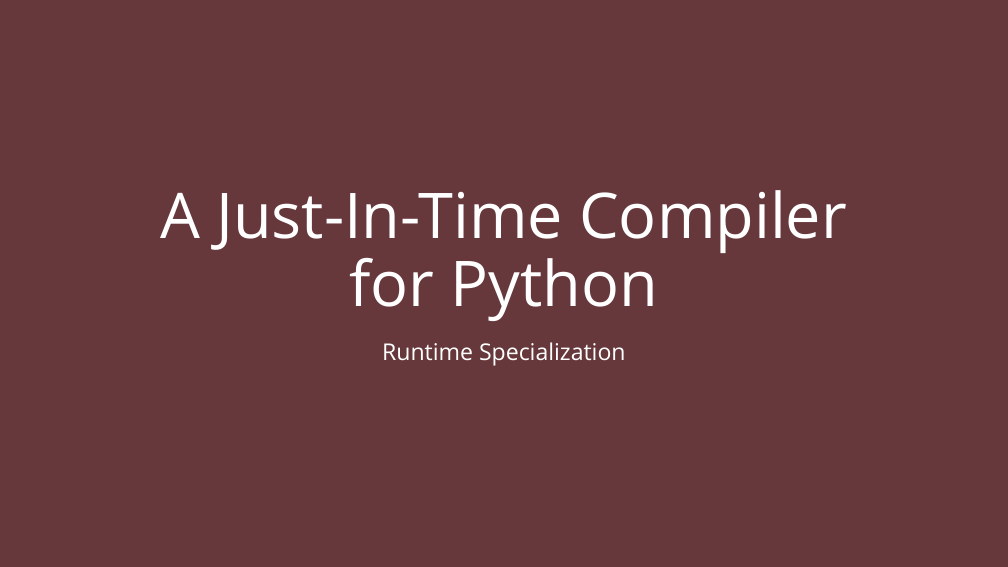
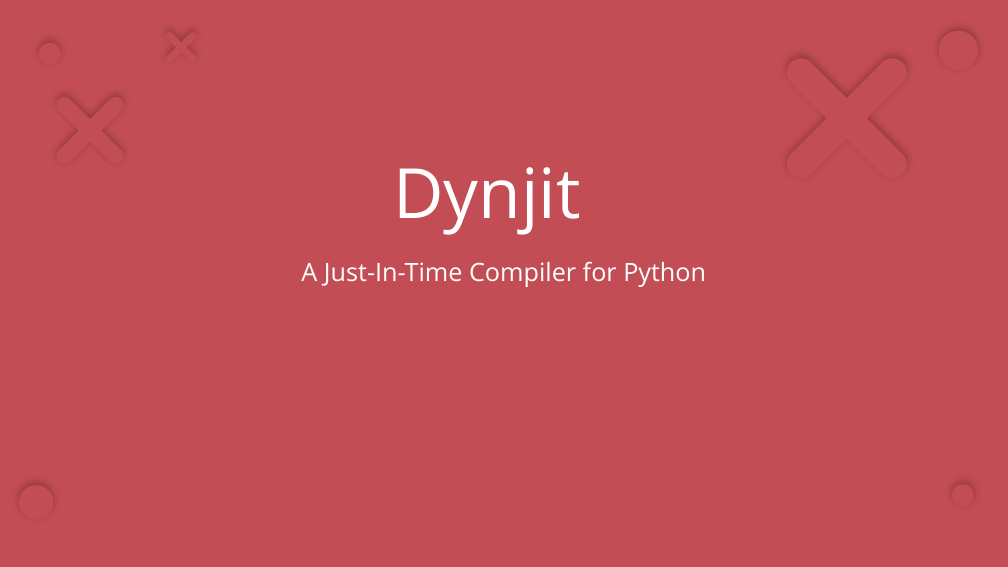
Before and after one commit to thautwarm/diojit, a slide deck: slide 1 of docs/PE.pptx. Drawn at 1008x567 pixels with LibreOffice and Linux fonts; fonts in the diff are those of the drawing; background and template pictures are left out; a plain dark background stands for a picture behind light text. Boxes give left, top, right and bottom in pixels: in the first picture for what was removed or moved away, otherwise in the second. Text is boxed around its words. In the diff, an @@ line names an element or a change of style, - is before the commit and + after.

```diff
--- a/docs/PE.pptx
+++ b/docs/PE.pptx
@@ background picture (left out) to #FFFFFF @@
@@ rectangle at (x1=0, y1=0, x2=1008, y2=567): fill #C34D54 at 40% opacity to #FFFFFF at 10% opacity @@
@@ rectangle added at (x1=0, y1=0, x2=1008, y2=567), fill #C34D54 @@
@@ ellipse at (x1=39, y1=43, x2=60, y2=65): fill #FFFFFF to #C34D54; shadow changed @@
@@ ellipse resized from (x1=36, y1=21, x2=76, y2=60) to (x1=39, y1=43, x2=60, y2=65) @@
@@ group added at (x1=19, y1=7, x2=979, y2=520): 2 freeform shapes, 2 ellipses @@
@@ freeform shape moved from (x1=28, y1=64, x2=153, y2=189) to (x1=28, y1=68, x2=153, y2=193) @@
@@ freeform shape at (x1=28, y1=68, x2=153, y2=193): fill #FFFFFF to #C34D54; shadow changed @@
@@ title added at (x1=393, y1=167, x2=580, y2=235), 66 pt, text #FFFFFF @@
+Dynjit
@@ ellipse removed at (x1=70, y1=208, x2=98, y2=236) @@
@@ subtitle "A Just-In-Time Compiler for Python" moved from (x1=160, y1=190, x2=847, y2=321) to (x1=301, y1=261, x2=706, y2=287) @@
@@ subtitle "A Just-In-Time Compiler for Python" at (x1=301, y1=261, x2=706, y2=287): size 60 to 24 pt; more space between paragraphs; vertical alignment bottom to top @@
@@ subtitle removed at (x1=382, y1=342, x2=626, y2=366) @@
-Runtime Specialization
@@ ellipse resized from (x1=189, y1=114, x2=207, y2=132) to (x1=952, y1=485, x2=974, y2=507) @@
@@ ellipse at (x1=952, y1=485, x2=974, y2=507): shadow changed @@
```
Also in this commit, not shown: 4 slides added, 5 slides removed, 11 other files.
